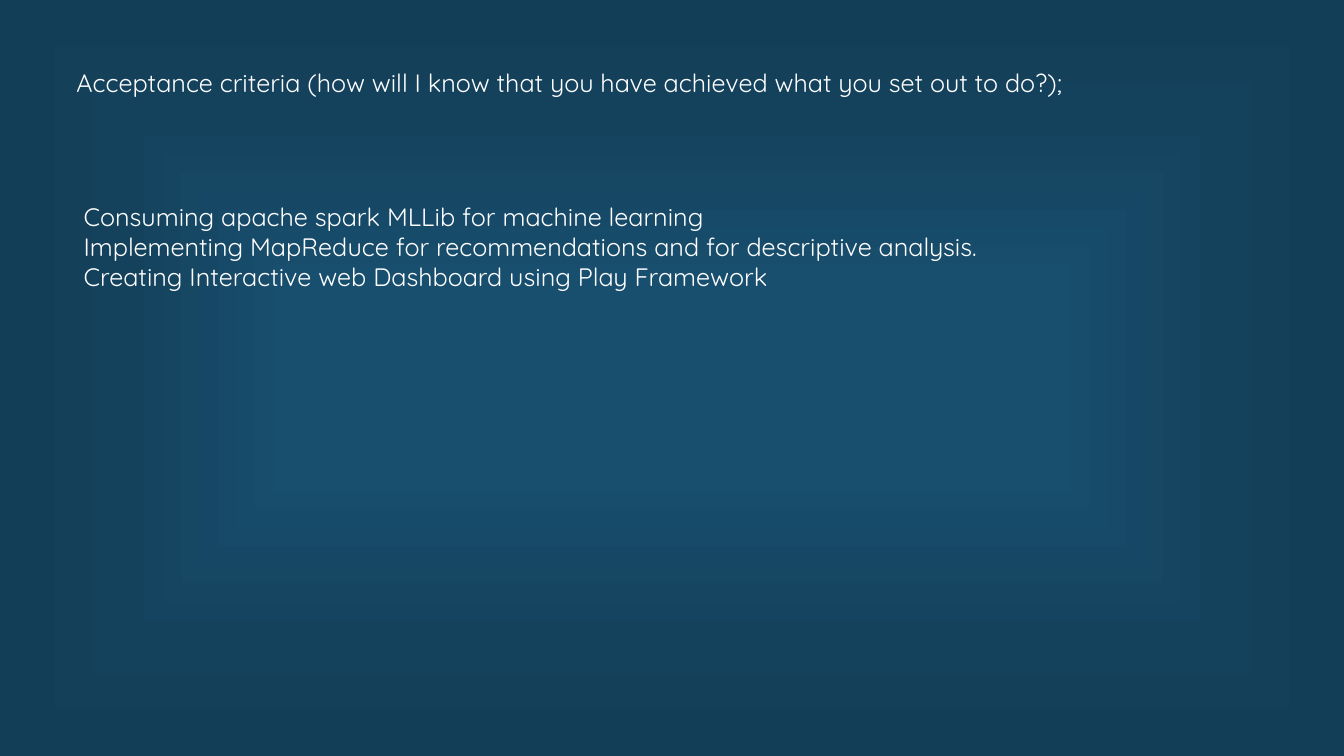
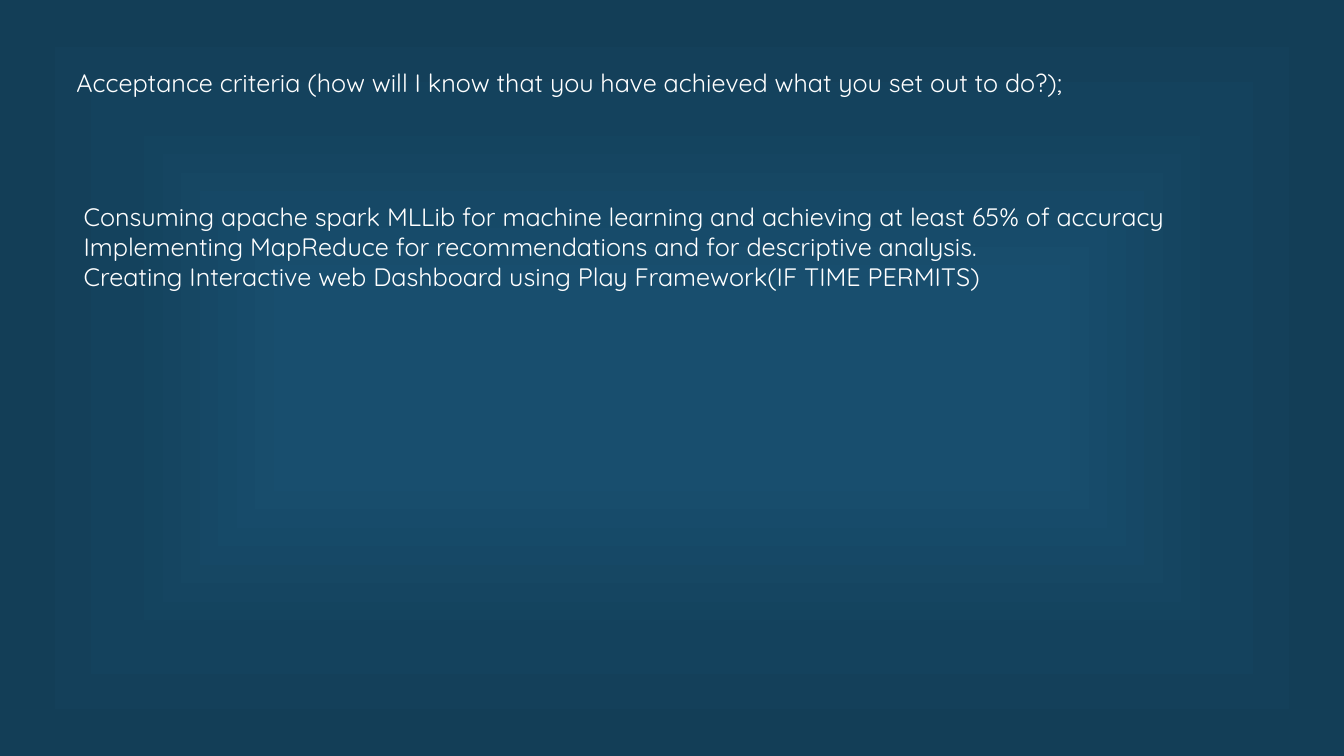
Before and after one commit to Ruchi2729/Scala-Final-Project, a slide deck: slide 7 of Final pre.pptx. Drawn at 1344x756 pixels with LibreOffice and Linux fonts; fonts in the diff are those of the drawing. Boxes give left, top, right and bottom in pixels: in the first picture for what was removed or moved away, otherwise in the second. Text is boxed around its words. In the diff, an @@ line names an element or a change of style, - is before the commit and + after.

Commit message:
new Changes

```diff
--- a/Final pre.pptx
+++ b/Final pre.pptx
@@ text at box(84, 207, 1164, 231): text changed @@
-Consuming apache spark MLLib for machine learning
+Consuming apache spark MLLib for machine learning and achieving at least 65% of accuracy
@@ text at box(84, 260, 980, 291): text changed @@
-Creating Interactive web Dashboard using Play Framework
+Creating Interactive web Dashboard using Play Framework(IF TIME PERMITS)
```
Also in this commit, not shown: 2 other slides changed.
